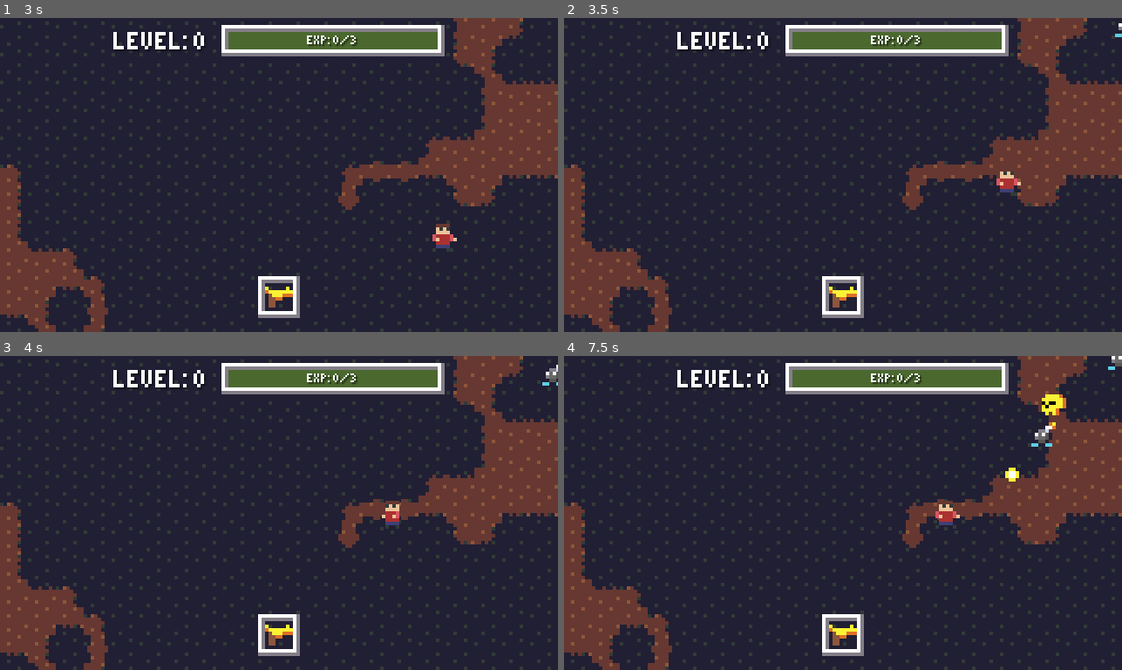
Above: before the commit, frames 1-4 (two rows, left to right).
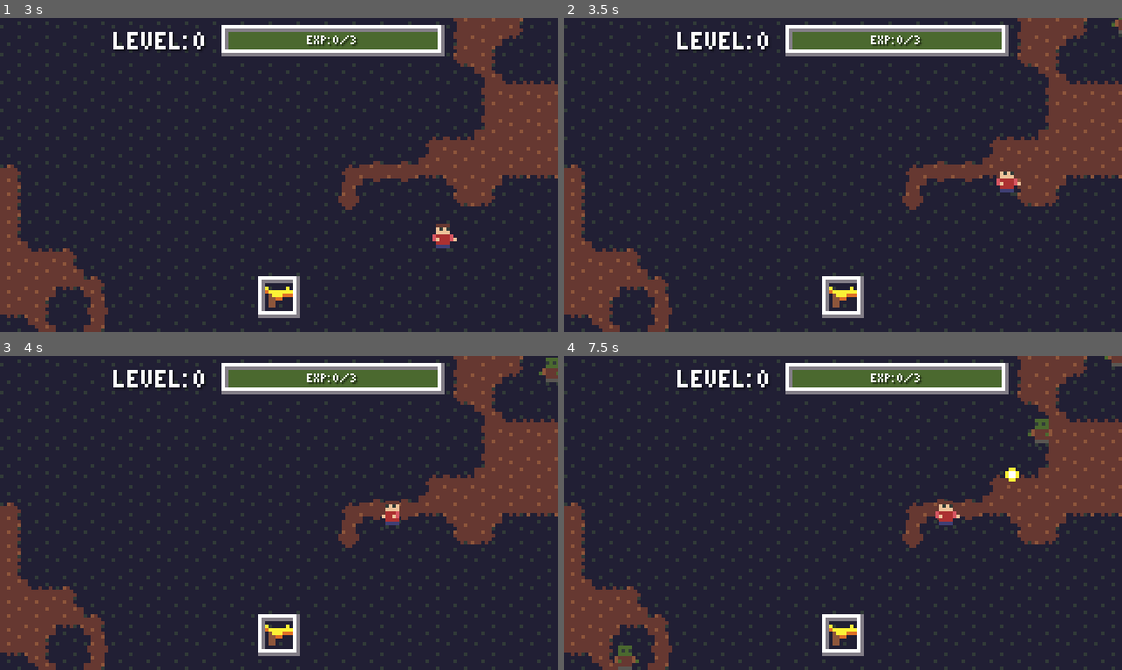
Above: after the commit, the same moments.

Repository: Joeyduch/Pixel_Survivor_TonyGameJam_Feb2025
Game: Godot game, scene res://Scenes/Main.tscn
The game is run twice, just before and just after one commit, with the same random seed, the same clock (stepped at 60 frames per second) and the same inputs.
Inputs:
- Up to frame 1 (3 s): hold D (Control_Right) 0.53-1.28 s; hold Space (Control_A) 0.53-1.28 s; hold S (Control_Down) 1.28-2.03 s; tap Ctrl (Control_B) at 1.35, 2.85 s; hold D (Control_Right) 2.03-2.78 s; hold Space (Control_A) 2.03-2.78 s; hold W (Control_Up) from 2.78 s (still down)
- Up to frame 2 (3.5 s): keep holding W (Control_Up)
- Up to frame 3 (4 s): release W (Control_Up) at 3.53 s; hold A (Control_Left) from 3.53 s (still down); hold Space (Control_A) from 3.53 s (still down)
- Up to frame 4 (7.5 s): release Space (Control_A) at 4.28 s; tap Ctrl (Control_B) at 4.35, 5.85, 7.35 s; release A (Control_Left) at 5.03 s; hold S (Control_Down) 5.03-5.78 s; hold Space (Control_A) 5.03-5.78 s; hold D (Control_Right) 5.78-6.53 s; hold W (Control_Up) 6.53-7.28 s; hold Space (Control_A) 6.53-7.28 s; hold D (Control_Right) from 7.28 s (still down)

Frame 1 is identical in both runs. In frame 2, less than 0.1% of the frame differs, in the area x 98-100%, y 0-7%; in frame 3, 0.2%; in frame 4, 0.8%, in the area x 9-100%, y 0-100%.

Commit message:
Added Gunner enemy + Made Enemy types spawn at lower or equal the player's level

Diff:
--- a/Scenes/Objects/Entity/Enemy/Bomby/EnemyBomby.tscn
+++ b/Scenes/Objects/Entity/Enemy/Bomby/EnemyBomby.tscn
@@ -30,5 +30,8 @@
 sprite_frames = SubResource("SpriteFrames_jw446")
 frame_progress = 0.187236
 
+[node name="CharacterController" parent="." index="5"]
+speed = 16
+
 [node name="Life" parent="." index="6"]
 max_health = 1
--- /dev/null
+++ b/Scenes/Objects/Entity/Enemy/Gunner/EnemyGunner.tscn
@@ -0,0 +1,31 @@
+[gd_scene load_steps=7 format=3 uid="uid://cp4140xerevad"]
+
+[ext_resource type="PackedScene" uid="uid://smgphuk2esfq" path="res://Scenes/Objects/Entity/Enemy/Enemy.tscn" id="1_c0nr5"]
+[ext_resource type="Texture2D" uid="uid://cfio7ehlirypd" path="res://Assets/Sprites/Enemies/Gunner_Run_0001.png" id="2_ytbvd"]
+[ext_resource type="Texture2D" uid="uid://dbhrja7pjb0uq" path="res://Assets/Sprites/Enemies/Gunner_Run_0002.png" id="3_8wdho"]
+[ext_resource type="PackedScene" uid="uid://k2rw4ncaxeki" path="res://Scenes/Components/Weapons/BaseWeapon/BaseWeapon.tscn" id="4_ytbvd"]
+[ext_resource type="PackedScene" uid="uid://dsr7xtakvuyxg" path="res://Scenes/Objects/Projectile/ProjectileGunner/ProjectileGunner.tscn" id="5_8wdho"]
+
+[sub_resource type="SpriteFrames" id="SpriteFrames_jr2g7"]
+animations = [{
+"frames": [{
+"duration": 1.0,
+"texture": ExtResource("2_ytbvd")
+}, {
+"duration": 1.0,
+"texture": ExtResource("3_8wdho")
+}],
+"loop": true,
+"name": &"default",
+"speed": 5.0
+}]
+
+[node name="EnemyGunner" instance=ExtResource("1_c0nr5")]
+
+[node name="AnimatedSprite2D" parent="." index="2"]
+sprite_frames = SubResource("SpriteFrames_jr2g7")
+frame_progress = 0.0
+
+[node name="BaseWeapon" parent="WeaponSet" index="1" instance=ExtResource("4_ytbvd")]
+scene_projectile = ExtResource("5_8wdho")
+cooldown_time = 2.0
--- a/Scenes/Objects/Entity/Enemy/Skull/EnemySkull.tscn
+++ b/Scenes/Objects/Entity/Enemy/Skull/EnemySkull.tscn
@@ -27,7 +27,7 @@
 frame_progress = 0.181485
 
 [node name="CharacterController" parent="." index="5"]
-speed = 16
+speed = 12
 
 [node name="Life" parent="." index="6"]
 max_health = 2
--- /dev/null
+++ b/Scenes/Objects/Projectile/ProjectileGunner/ProjectileGunner.tscn
@@ -0,0 +1,7 @@
+[gd_scene load_steps=2 format=3 uid="uid://dsr7xtakvuyxg"]
+
+[ext_resource type="PackedScene" uid="uid://cccpsq0oessnx" path="res://Scenes/Objects/Projectile/Projectile.tscn" id="1_wgycu"]
+
+[node name="ProjectileGunner" instance=ExtResource("1_wgycu")]
+speed = 64
+base_damage = 1
--- a/Scenes/World.gd
+++ b/Scenes/World.gd
@@ -1,13 +1,32 @@
 class_name World extends Node2D
 
-var scenes_enemies:Array[PackedScene] = [
-	preload("res://Scenes/Objects/Entity/Enemy/Enemy.tscn"),
-	preload("res://Scenes/Objects/Entity/Enemy/Slime/EnemySlime.tscn"),
-	preload("res://Scenes/Objects/Entity/Enemy/Skull/EnemySkull.tscn"),
-	preload("res://Scenes/Objects/Entity/Enemy/Bomby/EnemyBomby.tscn"),
-]
+var scenes_enemies:Dictionary[String, PackedScene] = {
+	"zombie": preload("res://Scenes/Objects/Entity/Enemy/Enemy.tscn"),
+	"slime": preload("res://Scenes/Objects/Entity/Enemy/Slime/EnemySlime.tscn"),
+	"skull": preload("res://Scenes/Objects/Entity/Enemy/Skull/EnemySkull.tscn"),
+	"bomby": preload("res://Scenes/Objects/Entity/Enemy/Bomby/EnemyBomby.tscn"),
+	"gunner": preload("res://Scenes/Objects/Entity/Enemy/Gunner/EnemyGunner.tscn"),
+}
 var scene_exp_drop:PackedScene = preload("res://Scenes/Objects/LootDrop/ExpDrop/ExpDrop.tscn")
 var scene_lootbox:PackedScene = preload("res://Scenes/Objects/LootDrop/LootBox/LootBox.tscn")
+
+var enemy_levels_map:Dictionary[int, Array] = {
+	0: [
+		scenes_enemies["zombie"],
+	],
+	1: [
+		scenes_enemies["slime"],
+	],
+	2: [
+		scenes_enemies["skull"],
+	],
+	3: [
+		scenes_enemies["bomby"],
+	],
+	4: [
+		scenes_enemies["gunner"],
+	],
+}
 
 ## this adds (or substracts) to the base enemy health. Goes up every level up
 var enemy_health_modifier:int = 0
@@ -58,14 +77,26 @@
 	# get nodes
 	var spawn_locations_node:Node = get_node("SpawnLocations")
 	if not enemies_parent or not spawn_locations_node: return
+
 	# spawn limitations
 	if enemies_parent.get_children().size() >= max_enemy_spawned: return
-	# get new position by randomly selection a location
+
+	# get new position by randomly selecting a location
 	var spawn_locations:Array[Node] = spawn_locations_node.get_children()
 	var index:int = randi_range(0, spawn_locations.size()-1)
 	var new_position:Vector2 = spawn_locations[index].position
-	# create new enemy
-	var enemy_scene:PackedScene = scenes_enemies[randi_range(0, scenes_enemies.size()-1)]
+
+	# choose enemy type
+	var enemy_candidates:Array[PackedScene] = []
+	for enemy_level:int in enemy_levels_map:
+		if enemy_level > PlayerData.level: continue
+		var enemy_scenes:Array[Variant] = enemy_levels_map[enemy_level]
+		enemy_candidates.append_array(enemy_scenes)
+	if enemy_candidates.size() <= 0: return
+
+	var enemy_scene:PackedScene = enemy_candidates[randi_range(0, enemy_candidates.size()-1)]
+
+	# create + setup new enemy
 	var enemy:Entity = enemy_scene.instantiate()
 	enemies_parent.add_child(enemy)
 	enemy.life.max_health += enemy_health_modifier
Binary file added: Assets/Sprites/Enemies/Gunner_Run_0001.png
Not shown, added: Assets/Sprites/Enemies/Gunner_Run_0001.png.import
Binary file added: Assets/Sprites/Enemies/Gunner_Run_0002.png
Not shown, added: Assets/Sprites/Enemies/Gunner_Run_0002.png.import
Not shown, changed: NOTES.txt
